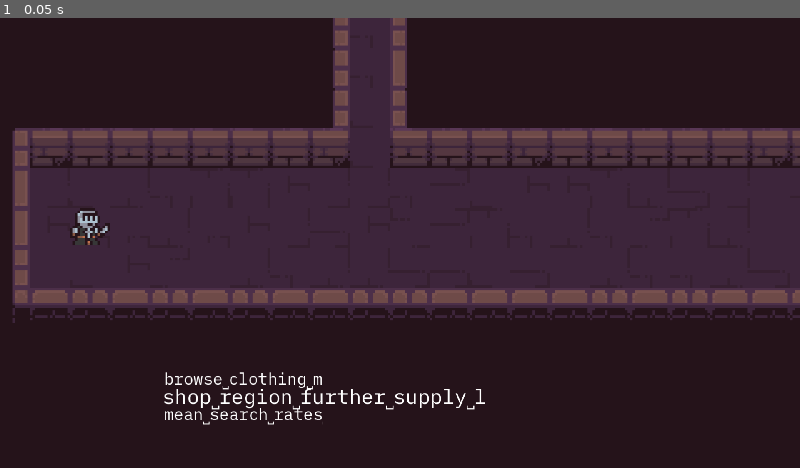
Above: before the commit, frame 1.
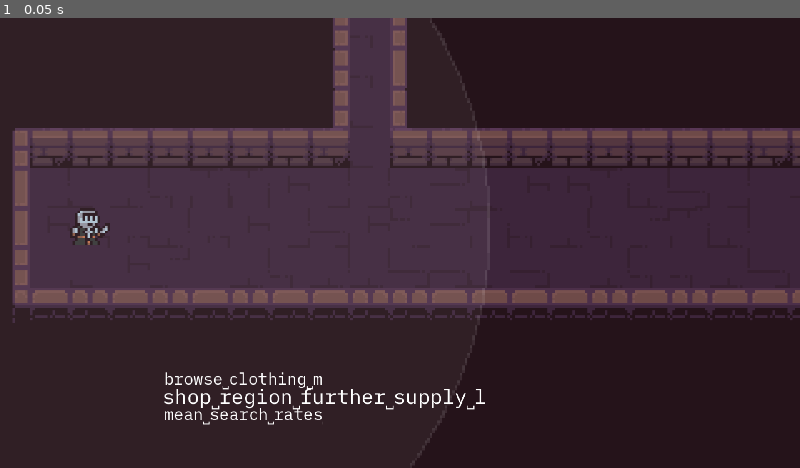
Above: after the commit, the same moment.

Repository: Ivan-Dujmic/Dungeon-Typer
Game: Godot game, scene res://Scenes/Game.tscn
Same seed, same stepped clock (60 frames per second), same inputs: the game is played once before the commit and once after it.
Inputs:
- Up to frame 1 (0.05 s): no input

The runs differ from the first frame. In frame 1, 0.2% of the frame differs, in the area x 51-62%, y 0-100%.

Commit message:
Added player range indicator and area (no functions yet)

Diff:
--- a/Scenes/Game.tscn
+++ b/Scenes/Game.tscn
@@ -14,7 +14,6 @@
 
 [node name="TilesViewportContainer" type="SubViewportContainer" parent="."]
 y_sort_enabled = true
-texture_filter = 1
 offset_right = 320.0
 offset_bottom = 180.0
 
--- a/Scenes/Player.tscn
+++ b/Scenes/Player.tscn
@@ -1,7 +1,9 @@
-[gd_scene load_steps=5 format=3 uid="uid://bvrendp8d0u0u"]
+[gd_scene load_steps=8 format=3 uid="uid://bvrendp8d0u0u"]
 
 [ext_resource type="Texture2D" uid="uid://cimriph1p8r3x" path="res://2D Pixel Dungeon Asset Pack/character and tileset/Dungeon_Character.png" id="1_rpqav"]
 [ext_resource type="Script" uid="uid://qfkrjjlsh686" path="res://Scripts/Player.gd" id="2_kyqiw"]
+[ext_resource type="Script" uid="uid://x27ve83j3dnc" path="res://Scripts/RangeArea.gd" id="3_gntrk"]
+[ext_resource type="Script" uid="uid://d3m070vnl5frn" path="res://Scripts/RangeIndicator.gd" id="4_dewec"]
 
 [sub_resource type="RectangleShape2D" id="RectangleShape2D_bf53h"]
 size = Vector2(10, 10)
@@ -9,6 +11,8 @@
 [sub_resource type="AtlasTexture" id="AtlasTexture_dahhg"]
 atlas = ExtResource("1_rpqav")
 region = Rect2(80, 32, 16, 16)
+
+[sub_resource type="CircleShape2D" id="CircleShape2D_dewec"]
 
 [node name="Player" type="CharacterBody2D"]
 y_sort_enabled = true
@@ -22,3 +26,15 @@
 [node name="Sprite" type="Sprite2D" parent="."]
 y_sort_enabled = true
 texture = SubResource("AtlasTexture_dahhg")
+
+[node name="RangeArea" type="Area2D" parent="."]
+collision_layer = 0
+collision_mask = 0
+script = ExtResource("3_gntrk")
+
+[node name="CollisionCircle" type="CollisionShape2D" parent="RangeArea"]
+shape = SubResource("CircleShape2D_dewec")
+
+[node name="RangeIndicator" type="Node2D" parent="RangeArea"]
+z_index = 5
+script = ExtResource("4_dewec")
--- a/Scripts/DungeonGenerator.gd
+++ b/Scripts/DungeonGenerator.gd
@@ -4,6 +4,8 @@
 @onready var wall_layer = $Walls
 
 @onready var enemy_generator = $"../EnemyGenerator"
+
+var difficulty
 
 var rng = RandomNumberGenerator.new()
 var diverging_path_chance = 0.1	# 1 = 100%
--- a/Scripts/EnemyGenerator.gd
+++ b/Scripts/EnemyGenerator.gd
@@ -4,7 +4,7 @@
 
 var rng = RandomNumberGenerator.new()
 
-var difficulty = 10
+var difficulty
 
 # The position should be a tile coordinate
 func attempt_enemy_spawn(enemy: String, chance: float, position_init: Vector2i):
--- a/Scripts/Game.gd
+++ b/Scripts/Game.gd
@@ -2,8 +2,17 @@
 
 @onready var tiles_viewport_container = $TilesViewportContainer
 @onready var tiles_viewport = $TilesViewportContainer/TilesViewport
+@onready var player = $TilesViewportContainer/TilesViewport/YSort/Player
+@onready var enemy_generator = $TilesViewportContainer/TilesViewport/YSort/EnemyGenerator
+@onready var dungeon_generator = $TilesViewportContainer/TilesViewport/YSort/DungeonGenerator
+
+var difficulty = 10
 
 func _ready():
 	var viewport = get_viewport_rect()
 	var ratio = viewport.size.x / tiles_viewport.size.x
 	tiles_viewport_container.scale = Vector2(ratio, ratio)
+
+	player.initialize_stats(difficulty)
+	enemy_generator.difficulty = difficulty
+	dungeon_generator.difficulty = difficulty
--- a/Scripts/Player.gd
+++ b/Scripts/Player.gd
@@ -1,19 +1,33 @@
 extends CharacterBody2D
 
 @onready var dungeon_generator = $"../DungeonGenerator"
+@onready var range_area = $RangeArea
 
 const TILE_SIZE = 16
 var new_position = Vector2(2.5 * TILE_SIZE, 5.5 * TILE_SIZE)	# The position that the character should move to
 
+var difficulty
+
 # Stats
-var health = 100
-var health_regen = 2
-var attack = 10
-var attack_range = 128
-var speed = 16
+var health
+var health_regen
+var attack
+var action_range
+var speed
 
 func move(move_amount: Vector2):
 	new_position += move_amount * speed
+
+func initialize_stats(init_difficulty):
+	difficulty = init_difficulty
+
+	health = 100
+	health_regen = 2
+	attack = 10
+	action_range = 160
+	speed = 160 / difficulty
+
+	range_area.set_range(action_range)
 
 func _ready():
 	global_position = Vector2(2.5 * TILE_SIZE, 5.5 * TILE_SIZE)
--- /dev/null
+++ b/Scripts/RangeArea.gd
@@ -0,0 +1,11 @@
+extends Area2D
+
+@onready var collision_circle = $CollisionCircle
+@onready var range_indicator = $RangeIndicator
+
+func set_range(radius: float):
+	collision_circle.shape.radius = radius
+	range_indicator.radius = radius
+
+func _ready():
+	return
--- /dev/null
+++ b/Scripts/RangeIndicator.gd
@@ -0,0 +1,13 @@
+extends Node2D
+
+@export var radius: float
+@export var edge_thickness: float = 1
+@export var color: Color = Color.WHITE
+
+func _draw():
+	var inner_color = color
+	inner_color.a = 0.05
+	var edge_color = color
+	edge_color.a = 0.1
+	draw_circle(Vector2.ZERO, radius, inner_color)
+	draw_arc(Vector2.ZERO, radius, 0, TAU, 64, edge_color, edge_thickness)
Not shown, added: Scripts/RangeArea.gd.uid
Not shown, added: Scripts/RangeIndicator.gd.uid
